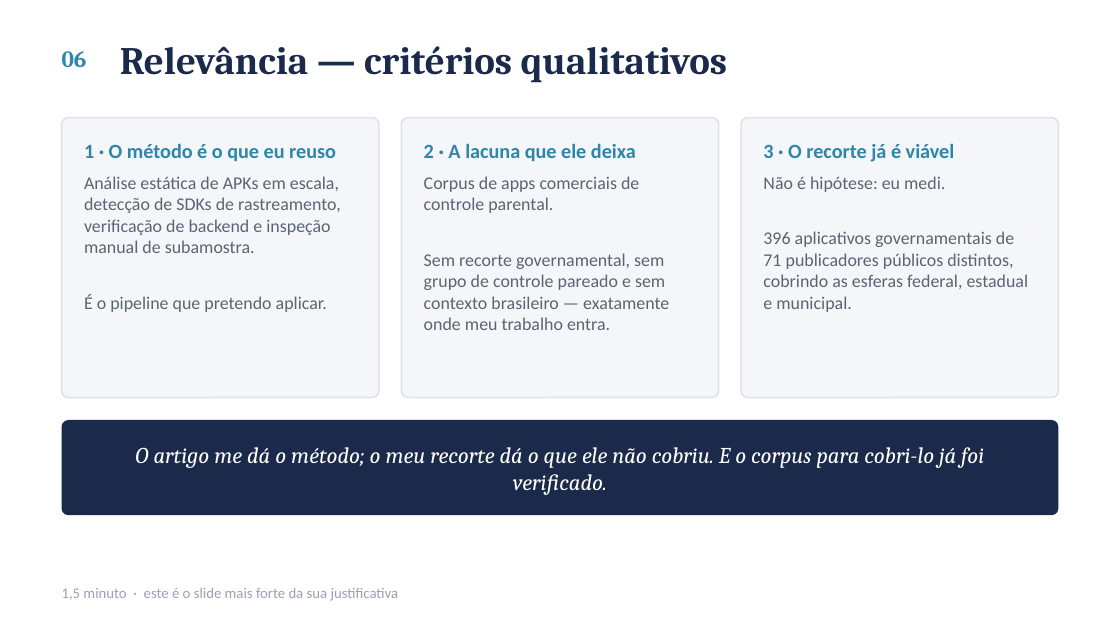
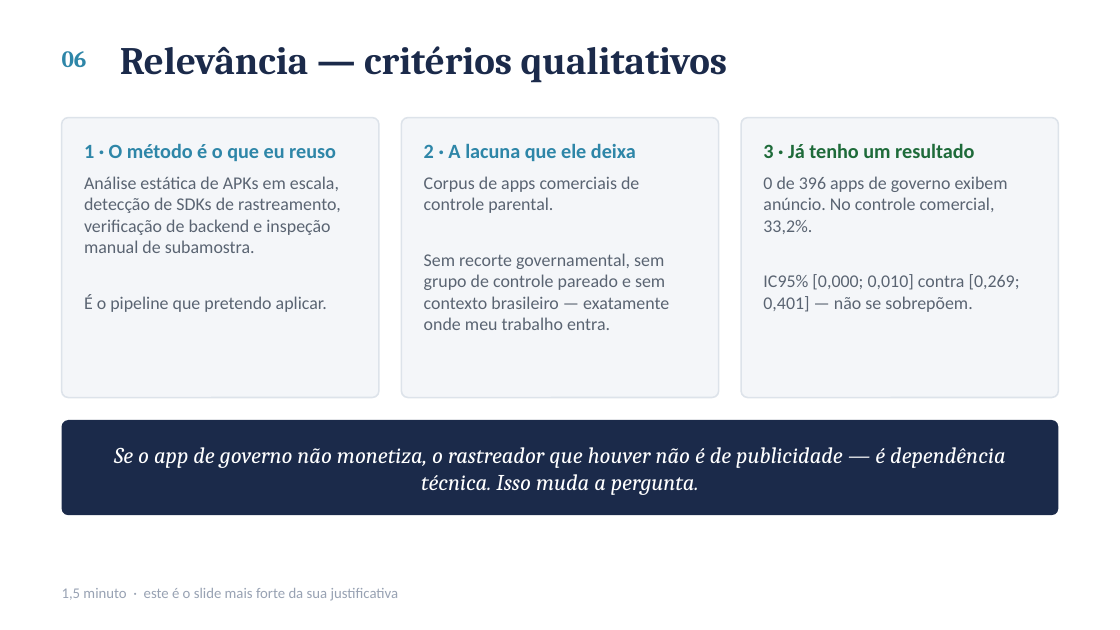
Before and after one commit to ClaudioAMF1/TCC, a slide deck: slide 7 of seminario/seminario-analise-de-artigo.pptx. Drawn at 1120x630 pixels with LibreOffice and Linux fonts; fonts in the diff are those of the drawing. Boxes give left, top, right and bottom in pixels: in the first picture for what was removed or moved away, otherwise in the second. Text is boxed around its words. In the diff, an @@ line names an element or a change of style, - is before the commit and + after.

```diff
--- a/seminario/seminario-analise-de-artigo.pptx
+++ b/seminario/seminario-analise-de-artigo.pptx
@@ text at <box>763,143,974,158</box>: text changed; text colour #2E86A8 to #1E6B3A @@
-3 · O recorte já é viável
+3 · Já tenho um resultado
@@ text at <box>763,176,1020,312</box>: text changed @@
-Não é hipótese: eu medi.
-396 aplicativos governamentais de 71 publicadores públicos distintos, cobrindo as esferas federal, estadual e municipal.
+0 de 396 apps de governo exibem anúncio. No controle comercial, 33,2%.
+IC95% [0,000; 0,010] contra [0,269; 0,401] — não se sobrepõem.
@@ text at <box>114,447,1005,495</box>: text changed @@
-O artigo me dá o método; o meu recorte dá o que ele não cobriu. E o corpus para cobri-lo já foi verificado.
+Se o app de governo não monetiza, o rastreador que houver não é de publicidade — é dependência técnica. Isso muda a pergunta.
```
Also in this commit, not shown: 2 other slides changed, 8 other files.
